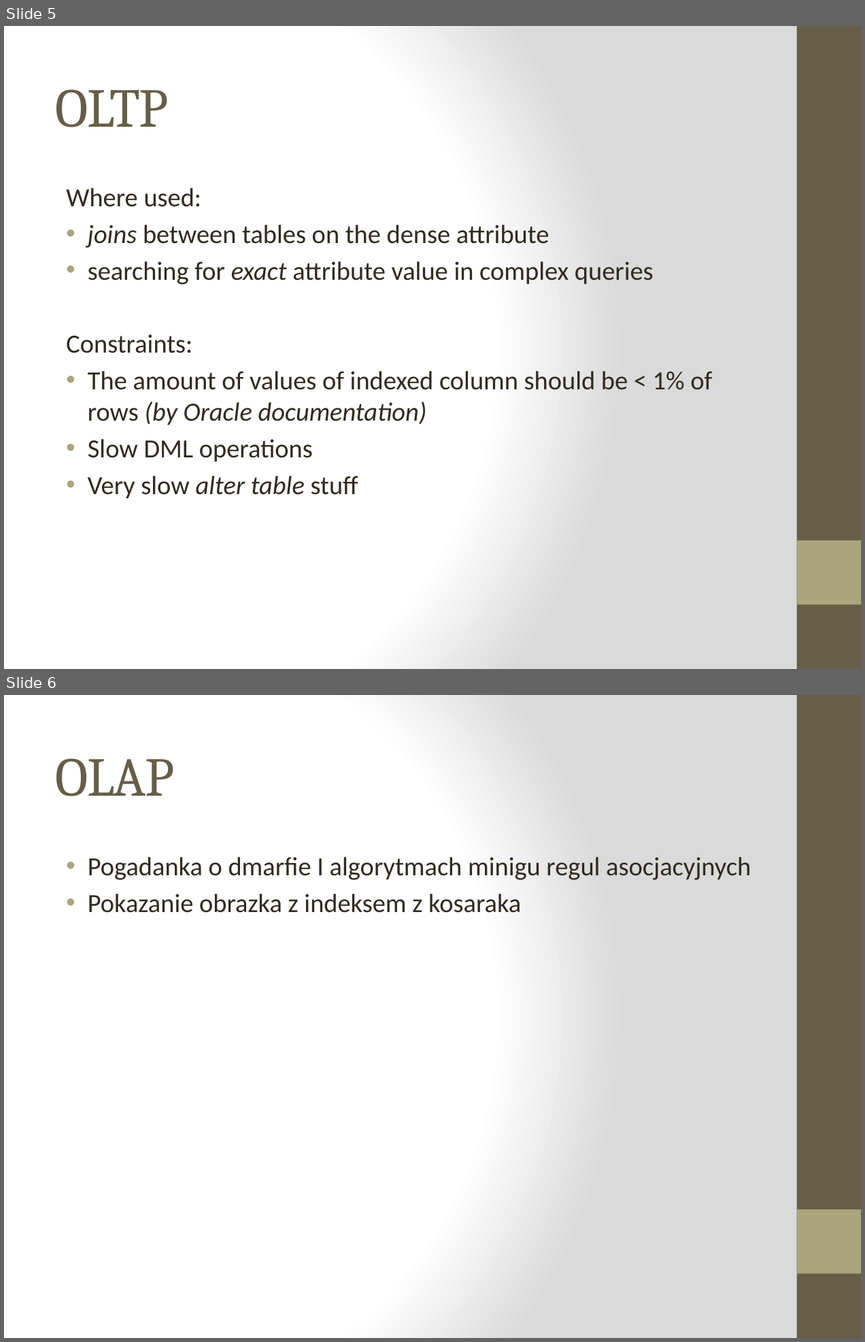
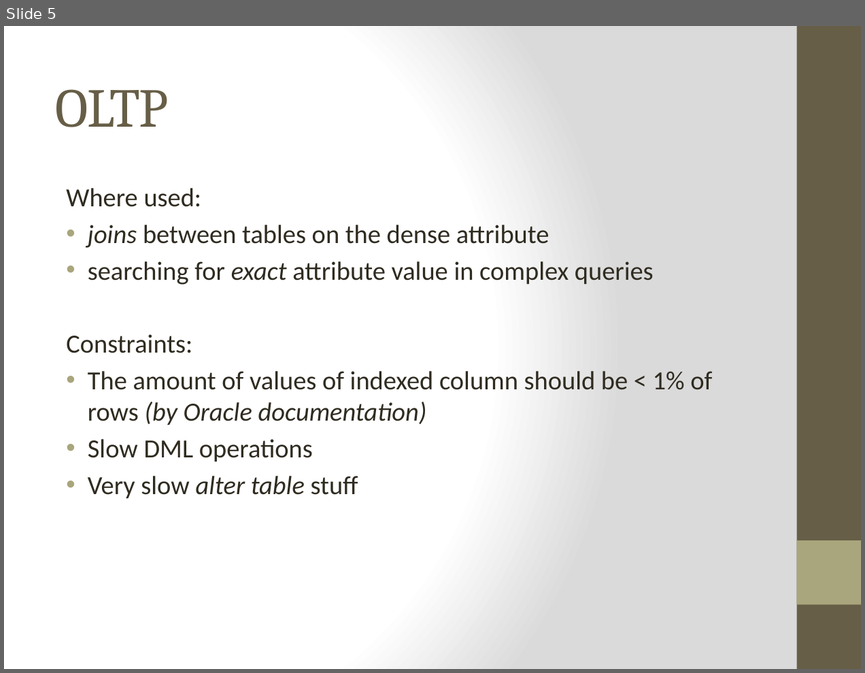
Before and after one commit to Dzess/DMARF, a slide deck: presentation/bitmap-compression/bitmap-index-compression.pptx. Shown one above the other, each under a label of ours: slides 5 and 6 before the commit, slide 5 after it. The pictures are 865x1342 and 865x673 pixels, drawn with LibreOffice and Linux fonts; fonts in the diff are those of the drawing. Boxes give left, top, right and bottom in pixels: in the first picture for what was removed or moved away, otherwise in the second. Text is boxed around its words. In the diff, an @@ line names an element or a change of style, - is before the commit and + after.

```diff
--- a/presentation/bitmap-compression/bitmap-index-compression.pptx
+++ b/presentation/bitmap-compression/bitmap-index-compression.pptx
@@ slide 6 removed at <box>4,695,861,1338</box>, background gradient #FFFFFF to #DADADA; not listed: 2 template elements that a slide beside it also shows @@
@@ title removed at <box>56,758,174,796</box> @@
-OLAP
@@ text removed at <box>88,857,751,913</box> @@
-• Pogadanka o dmarfie I algorytmach minigu regul asocjacyjnych
-• Pokazanie obrazka z indeksem z kosaraka
```
Also in this commit, not shown: 3 slides changed, 8 slides added, 2 other slides removed.
